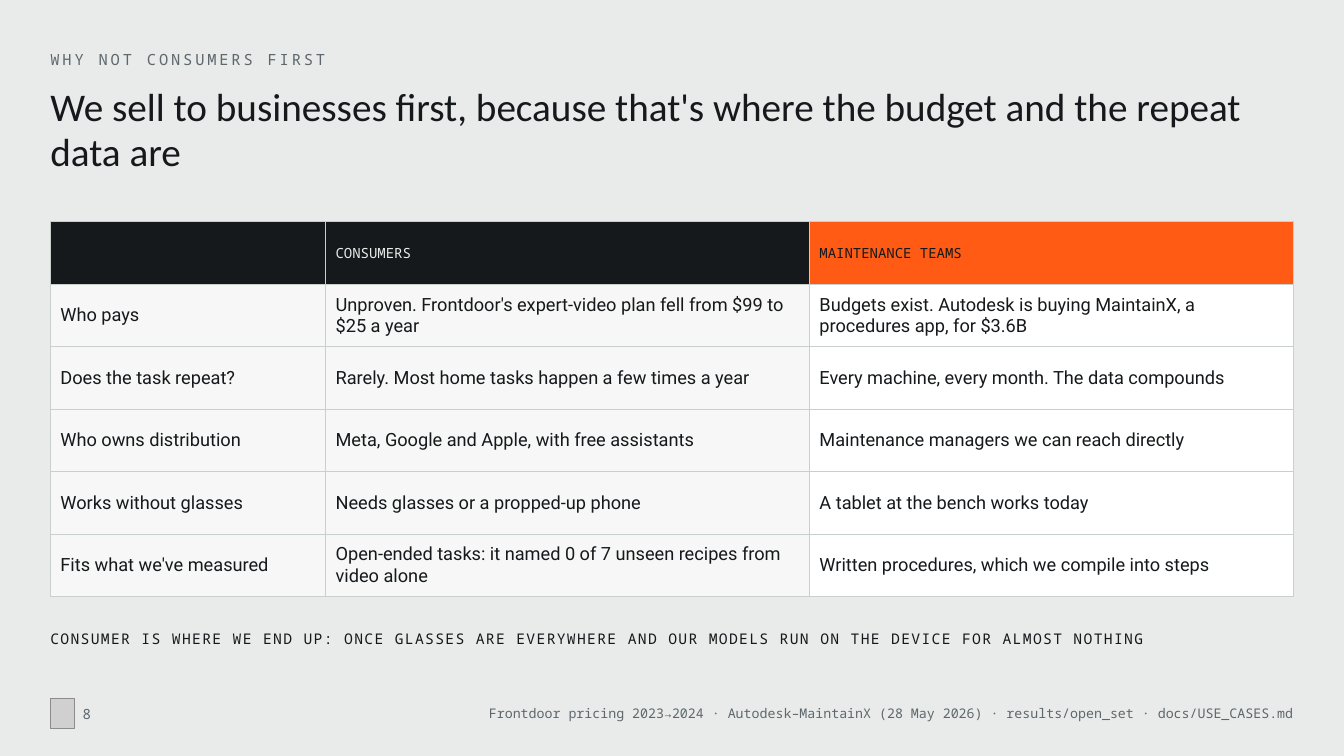
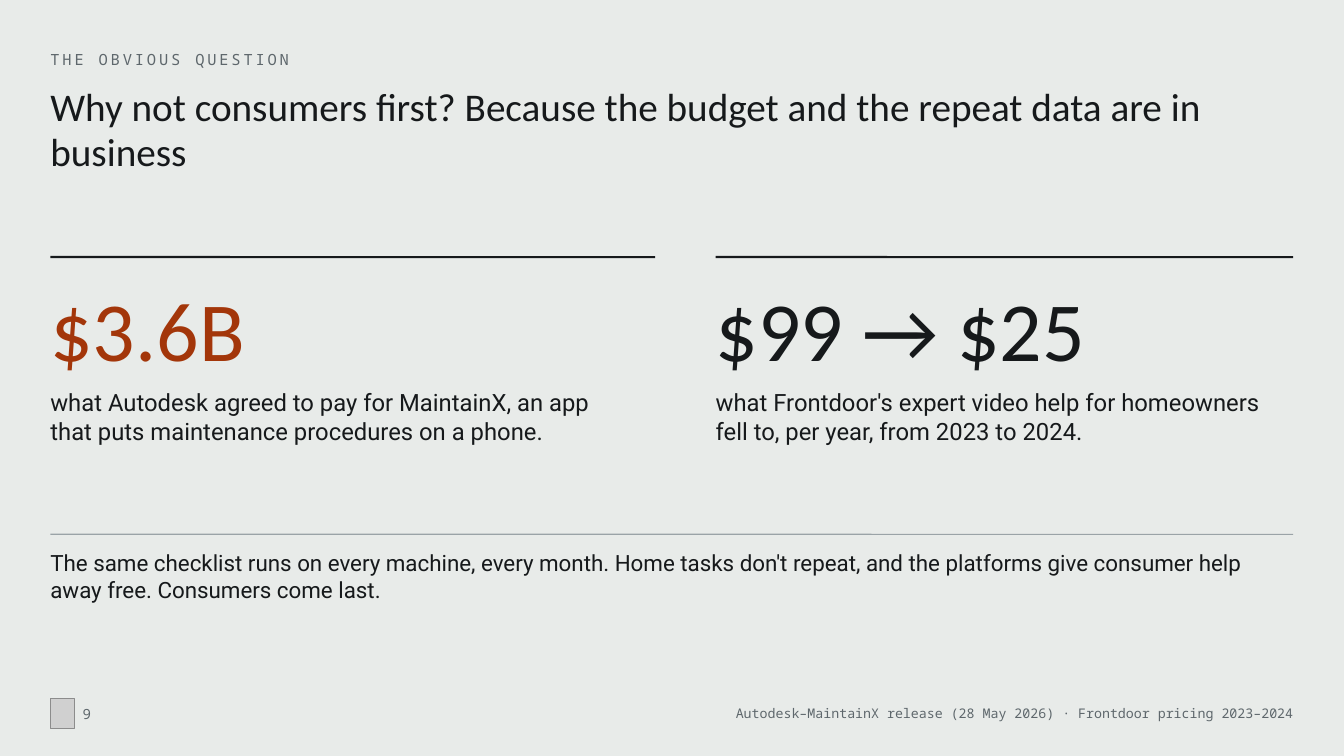
Before and after one commit to MonishSaravana/praxis, a slide deck: slide 9 of deck/Praxis_SAH_Oct2026.pptx (slide 8 before the commit). Drawn at 1344x756 pixels with LibreOffice and Linux fonts; fonts in the diff are those of the drawing; grey boxes stand for pictures. Boxes give left, top, right and bottom in pixels: in the first picture for what was removed or moved away, otherwise in the second. Text is boxed around its words. In the diff, an @@ line names an element or a change of style, - is before the commit and + after.

```diff
--- a/deck/Praxis_SAH_Oct2026.pptx
+++ b/deck/Praxis_SAH_Oct2026.pptx
@@ text at bbox=[50, 54, 289, 68]: text changed @@
-WHY NOT CONSUMERS FIRST
+THE OBVIOUS QUESTION
@@ title at bbox=[50, 93, 1201, 167]: text changed @@
-We sell to businesses first, because that's where the budget and the repeat data are
+Why not consumers first? Because the budget and the repeat data are in business
@@ table removed at bbox=[50, 222, 1294, 586], 6 rows, 3 columns @@
- | CONSUMERS | MAINTENANCE TEAMS
-Who pays | Unproven. Frontdoor's expert-video plan fell from $99 to $25 a year | Budgets exist. Autodesk is buying MaintainX, a procedures app, for $3.6B
-Does the task repeat? | Rarely. Most home tasks happen a few times a year | Every machine, every month. The data compounds
-Who owns distribution | Meta, Google and Apple, with free assistants | Maintenance managers we can reach directly
-Works without glasses | Needs glasses or a propped-up phone | A tablet at the bench works today
-Fits what we've measured | Open-ended tasks: it named 0 of 7 unseen recipes from video alone | Written procedures, which we compile into steps
@@ line added from (50, 257) to (655, 257), #16191B 1.5 pt @@
@@ line added from (716, 257) to (1294, 257), #16191B 1.5 pt @@
@@ text added at bbox=[50, 304, 244, 371], 60 pt, text #A3360A @@
+$3.6B
@@ text added at bbox=[716, 306, 1085, 371], 60 pt, text #16191B @@
+$99 → $25
@@ text added at bbox=[50, 393, 589, 445], 17 pt, text #16191B @@
+what Autodesk agreed to pay for MaintainX, an app that puts maintenance procedures on a phone.
@@ text added at bbox=[716, 393, 1259, 445], 17 pt, text #16191B @@
+what Frontdoor's expert video help for homeowners fell to, per year, from 2023 to 2024.
@@ line added from (50, 534) to (1294, 534), #9AA3A7 0.75 pt @@
@@ text added at bbox=[50, 554, 1241, 603], 16 pt, text #16191B @@
+The same checklist runs on every machine, every month. Home tasks don't repeat, and the platforms give consumer help away free. Consumers come last.
@@ text removed at bbox=[50, 633, 1143, 644] @@
-CONSUMER IS WHERE WE END UP: ONCE GLASSES ARE EVERYWHERE AND OUR MODELS RUN ON THE DEVICE FOR ALMOST NOTHING
@@ page number at bbox=[83, 709, 91, 719]: text changed @@
-8
+9
@@ text at bbox=[736, 708, 1294, 721]: text changed @@
-Frontdoor pricing 2023→2024 · Autodesk–MaintainX (28 May 2026) · results/open_set · docs/USE_CASES.md
+Autodesk–MaintainX release (28 May 2026) · Frontdoor pricing 2023–2024
```
Also in this commit, not shown: 15 other slides changed, 7 slides added, 6 slides removed, 59 other files.
